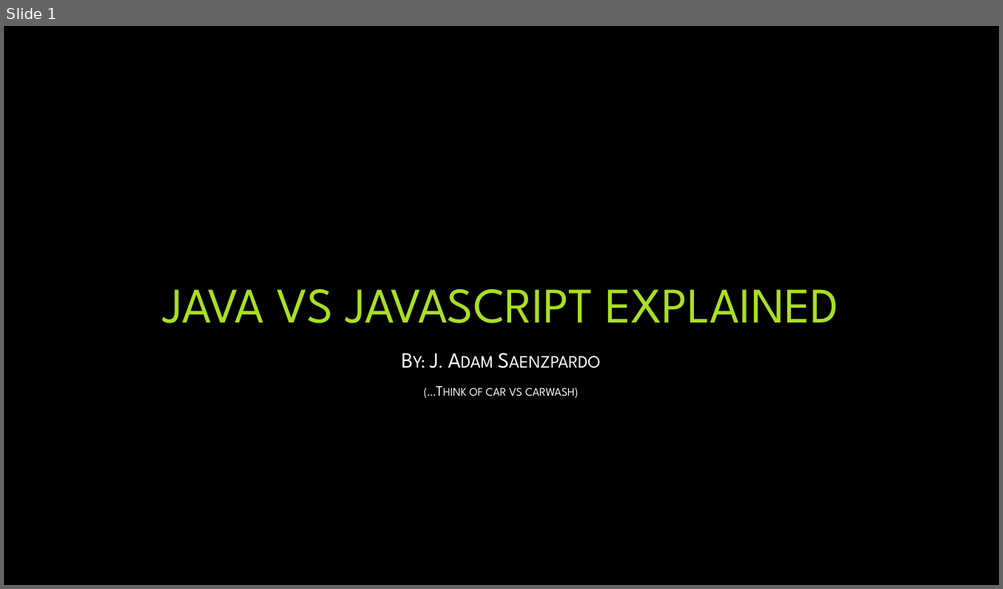
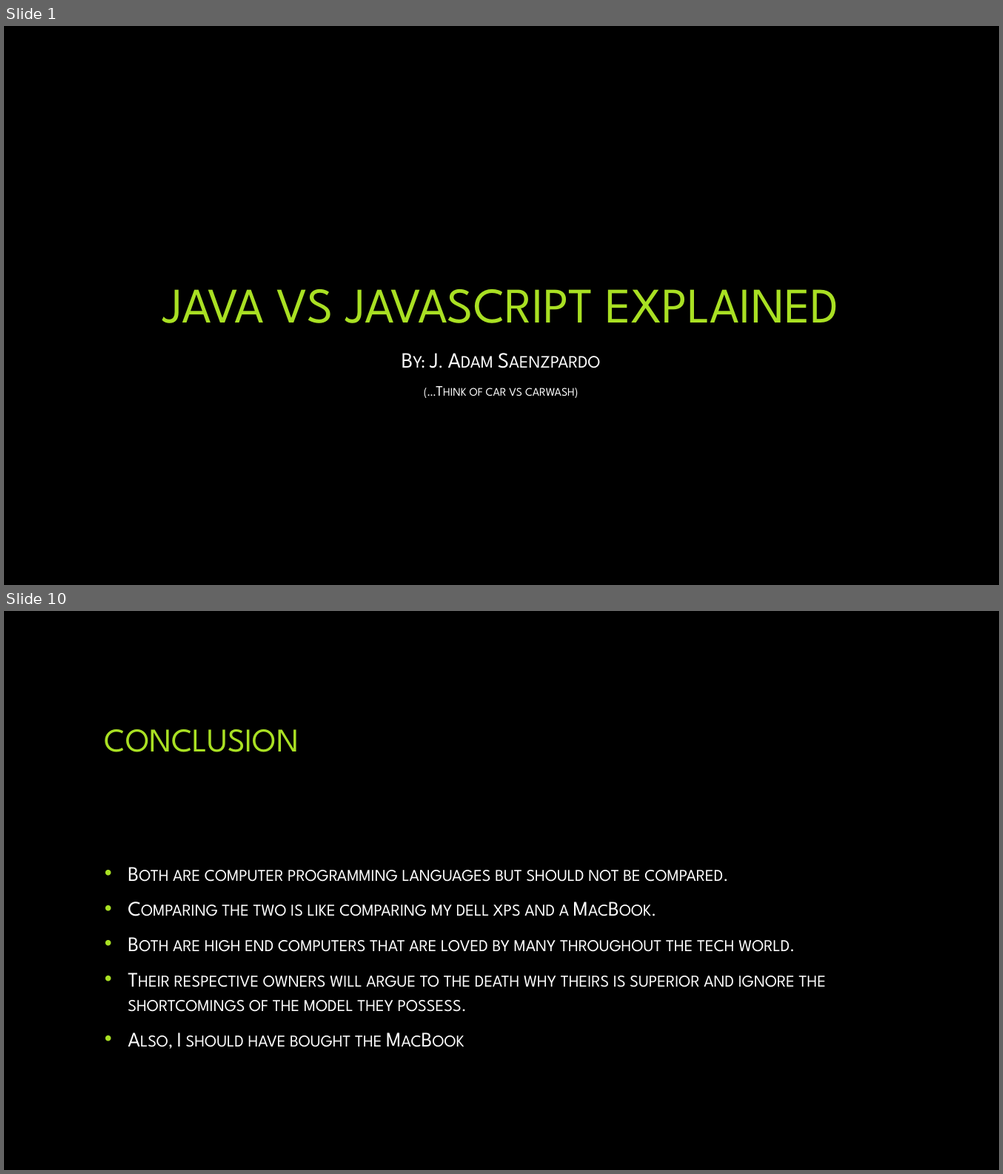
Before and after one commit to saenzpardo/WebDev, a slide deck: written_assignments/saenzpardo_Jesus_JavaScript_Presentation.pptx. Shown one above the other, each under a label of ours: slide 1 before the commit, slides 1 and 10 after it; the slides between them are not shown. The pictures are 1003x589 and 1003x1174 pixels, drawn with LibreOffice and Linux fonts; fonts in the diff are those of the drawing; background and template pictures are left out. Boxes give left, top, right and bottom in pixels: in the first picture for what was removed or moved away, otherwise in the second. Text is boxed around its words. In the diff, an @@ line names an element or a change of style, - is before the commit and + after.

```diff
--- a/written_assignments/saenzpardo_Jesus_JavaScript_Presentation.pptx
+++ b/written_assignments/saenzpardo_Jesus_JavaScript_Presentation.pptx
@@ slide 10 added at [4,611,999,1170], background picture (left out) @@
@@ title added at [105,729,299,752], 32 pt, text #A9E023 @@
+CONCLUSION
@@ text added at [128,870,826,1048], 20 pt, text #FFFFFF, small capitals @@
+• Both are computer programming languages but should not be compared.
+• Comparing the two is like comparing my dell xps and a MacBook.
+• Both are high end computers that are loved by many throughout the tech world.
+• Their respective owners will argue to the death why theirs is superior and ignore the shortcomings of the model they possess.
+• Also, I should have bought the MacBook
```
Also in this commit, not shown: 1 slide changed, 7 other slides added, 2 other files.
